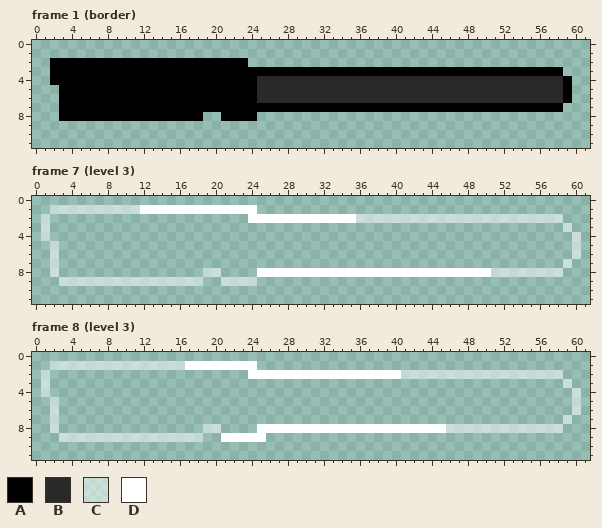
Edited in one commit: pixel-art file (assets/sprites/combat/combatant_stats/tempo.aseprite). The picture above is the old version.
62x12 pixels, 18 frames. Colours within 5 levels of each other are drawn and written as one. Shown: frame 1 (border), frame 7 (level 3), frame 8 (level 3). The commit also changed other frames, which this record leaves out.
Visible layers, top first: "rotating", "border_2" opacity 51%, "border_1" opacity 50%, "text", "border".
Palette (. is transparent): A #000000  B #292929  C #ffffff80  D #ffffff
Pixels before, frame 1 (border), first column x 2:
2 AAAAAAAAAAAAAAAAAAAAAA....................................
3 AAAAAAAAAAAAAAAAAAAAAAAAAAAAAAAAAAAAAAAAAAAAAAAAAAAAAAAAA.
4 AAAAAAAAAAAAAAAAAAAAAAABBBBBBBBBBBBBBBBBBBBBBBBBBBBBBBBBBA
5 .AAAAAAAAAAAAAAAAAAAAAABBBBBBBBBBBBBBBBBBBBBBBBBBBBBBBBBBA
6 .AAAAAAAAAAAAAAAAAAAAAABBBBBBBBBBBBBBBBBBBBBBBBBBBBBBBBBBA
7 .AAAAAAAAAAAAAAAAAAAAAAAAAAAAAAAAAAAAAAAAAAAAAAAAAAAAAAAA.
8 .AAAAAAAAAAAAAAAA..AAAA...................................
Pixels before, frame 7 (level 3), first column x 1:
 1 .CCCCCCCCCCDDDDDDDDDDDDD....................................
 2 C......................DDDDDDDDDDDDCCCCCCCCCCCCCCCCCCCCCCC..
 3 C.........................................................C.
 4 C..........................................................C
 5 .C.........................................................C
 6 .C.........................................................C
 7 .C........................................................C.
 8 .C................CC....DDDDDDDDDDDDDDDDDDDDDDDDDDCCCCCCCC..
 9 ..CCCCCCCCCCCCCCCC..CCCC....................................
Pixels before, frame 8 (level 3), first column x 1:
 1 .CCCCCCCCCCCCCCCDDDDDDDD....................................
 2 C......................DDDDDDDDDDDDDDDDDCCCCCCCCCCCCCCCCCC..
 3 C.........................................................C.
 4 C..........................................................C
 5 .C.........................................................C
 6 .C.........................................................C
 7 .C........................................................C.
 8 .C................CC....DDDDDDDDDDDDDDDDDDDDDCCCCCCCCCCCCC..
 9 ..CCCCCCCCCCCCCCCC..DDDDD...................................
The same view after the edit:
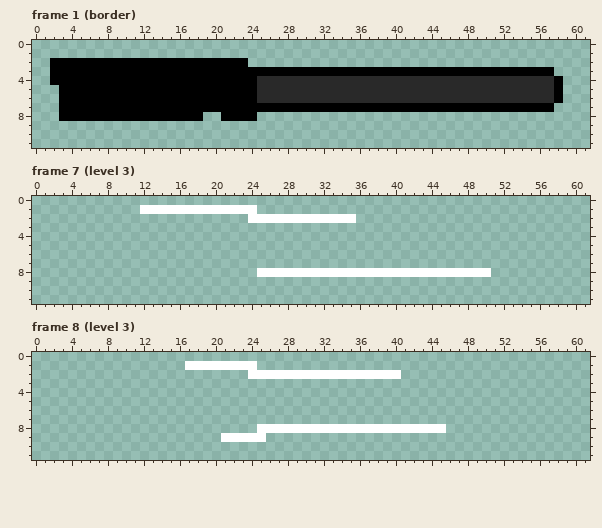
Commit: make tempo a guage
From old to new:
layer "base" added
layer "border_1" opacity 50% -> 100%
layer "border" removed
Frame 1 (border):
y 3: x 58 A -> .
y 4..6: x 58..59 BA -> A.
y 7: x 58 A -> .
Frame 7 (level 3), layer "border_1":
y 1: x 2..11 CCCCCCCCCC -> ..........
y 2: x 1 C -> .; x 36..58 CCCCCCCCCCCCCCCCCCCCCCC -> .......................
y 3: x 1 C -> .; x 59 C -> .
y 4: x 1 C -> .; x 60 C -> .
y 5..6: x 2 C -> .; x 60 C -> .
y 7: x 2 C -> .; x 59 C -> .
y 8: x 2 C -> .; x 19..20 CC -> ..; x 51..58 CCCCCCCC -> ........
y 9: x 3..18 CCCCCCCCCCCCCCCC -> ................; x 21..24 CCCC -> ....
Frame 8 (level 3), layer "border_1":
y 1: x 2..16 CCCCCCCCCCCCCCC -> ...............
y 2: x 1 C -> .; x 41..58 CCCCCCCCCCCCCCCCCC -> ..................
y 3: x 1 C -> .; x 59 C -> .
y 4: x 1 C -> .; x 60 C -> .
y 5..6: x 2 C -> .; x 60 C -> .
y 7: x 2 C -> .; x 59 C -> .
y 8: x 2 C -> .; x 19..20 CC -> ..; x 46..58 CCCCCCCCCCCCC -> .............
y 9: x 3..18 CCCCCCCCCCCCCCCC -> ................
Boxes around the changes in both pictures, in picture pixels (x1, y1, x2, y2):
changed: (554, 67, 572, 112)
erased: (41, 205, 257, 286)
erased: (356, 214, 581, 277)
erased: (41, 361, 221, 442)
erased: (401, 370, 581, 433)
